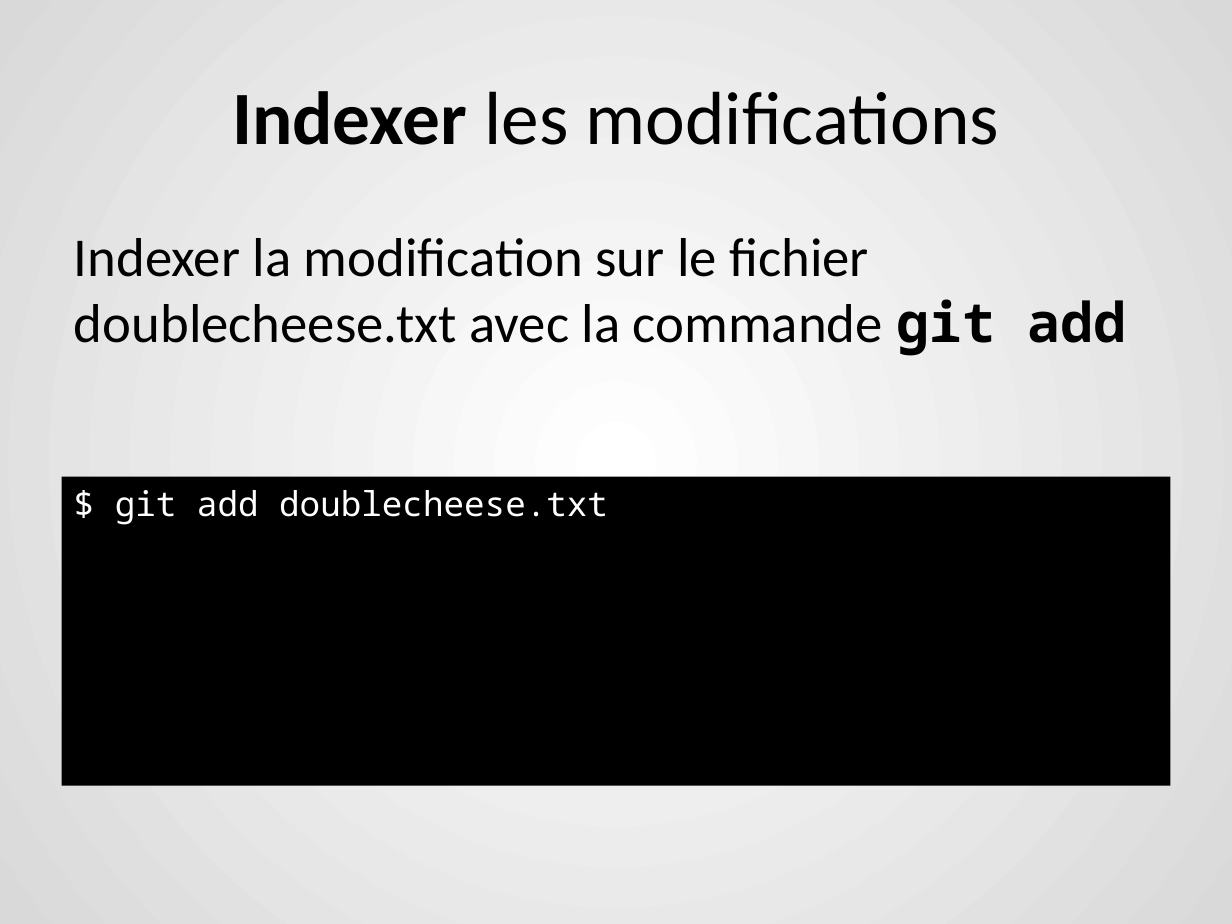
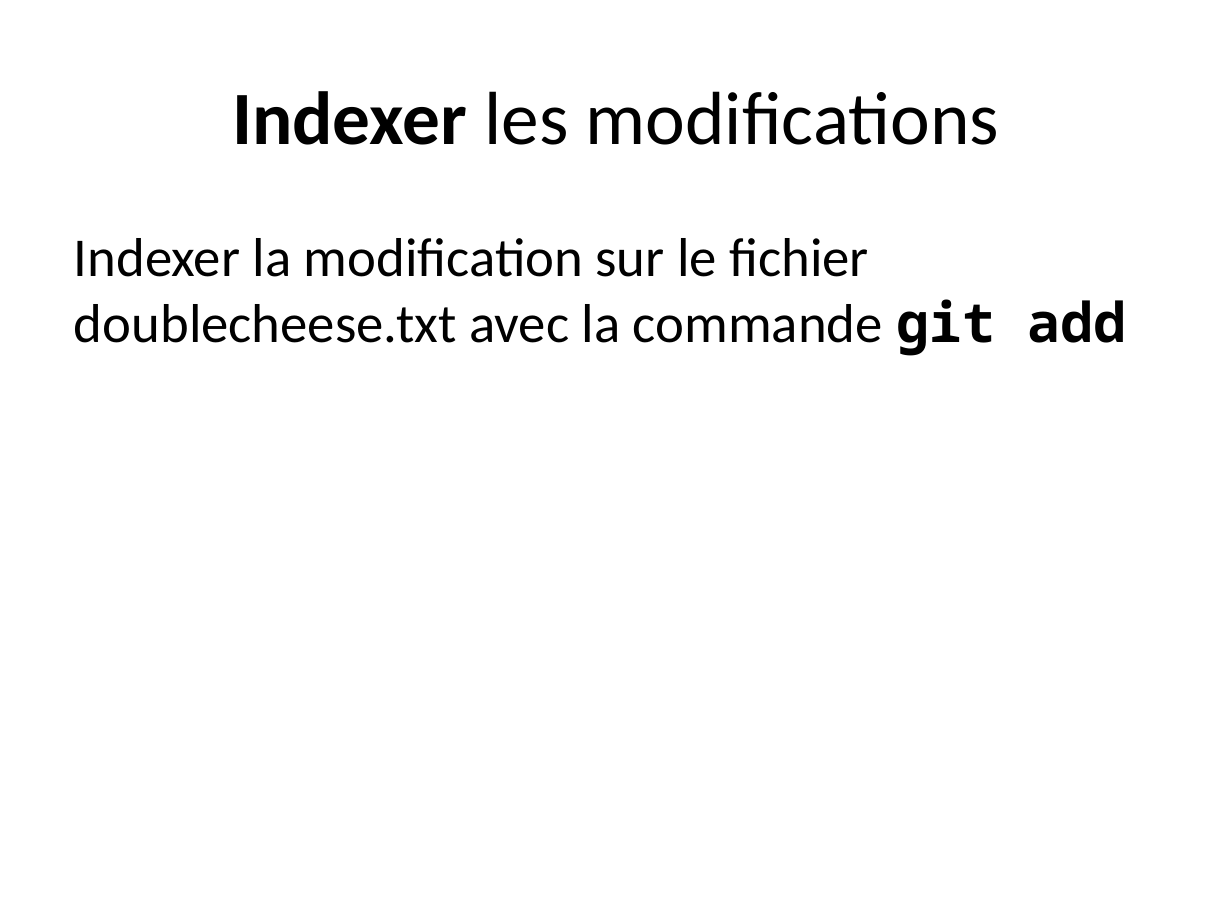
Before and after one commit to berradais/light-dna-2020-2021, a slide deck: slide 9 of 1-Environment/Lab/3.burger_lab.pptx. Drawn at 1232x924 pixels with LibreOffice and Linux fonts; fonts in the diff are those of the drawing. Boxes give left, top, right and bottom in pixels: in the first picture for what was removed or moved away, otherwise in the second. Text is boxed around its words. In the diff, an @@ line names an element or a change of style, - is before the commit and + after.

```diff
--- a/1-Environment/Lab/3.burger_lab.pptx
+++ b/1-Environment/Lab/3.burger_lab.pptx
@@ background gradient #FFFFFF to #D9D9D9 to #FFFFFF @@
@@ rectangle removed at [62, 477, 1170, 786] @@
-$ git add doublecheese.txt
```
Also in this commit, not shown: 37 other slides changed, 5 slides removed, 20 other files.
